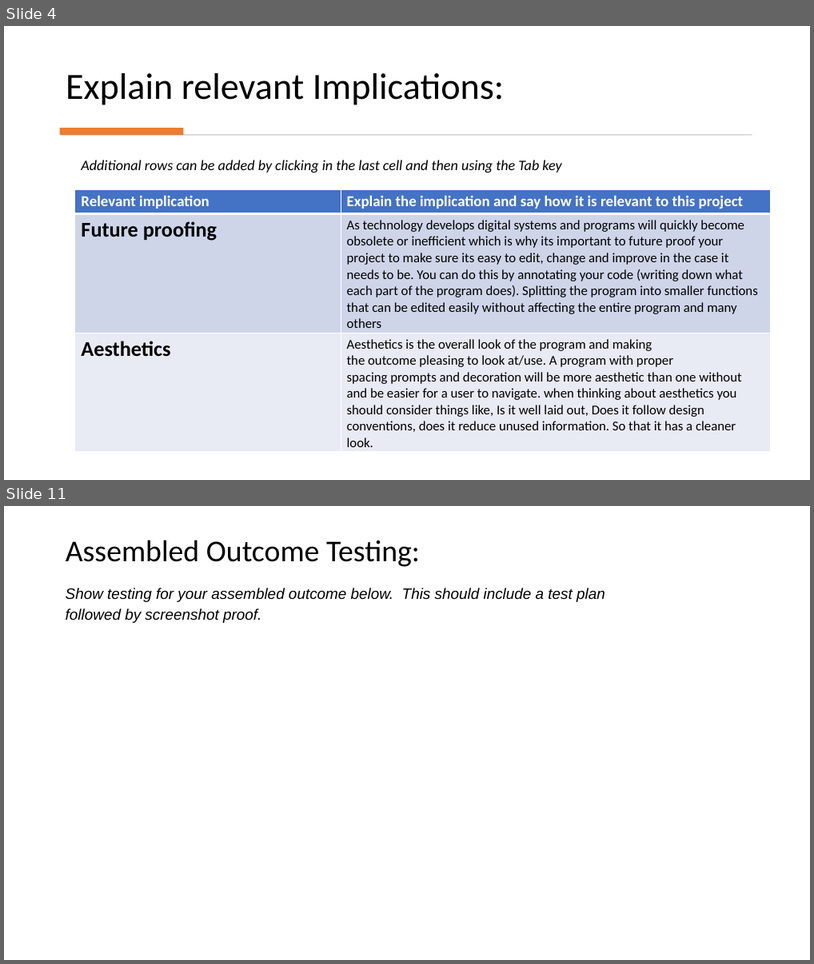
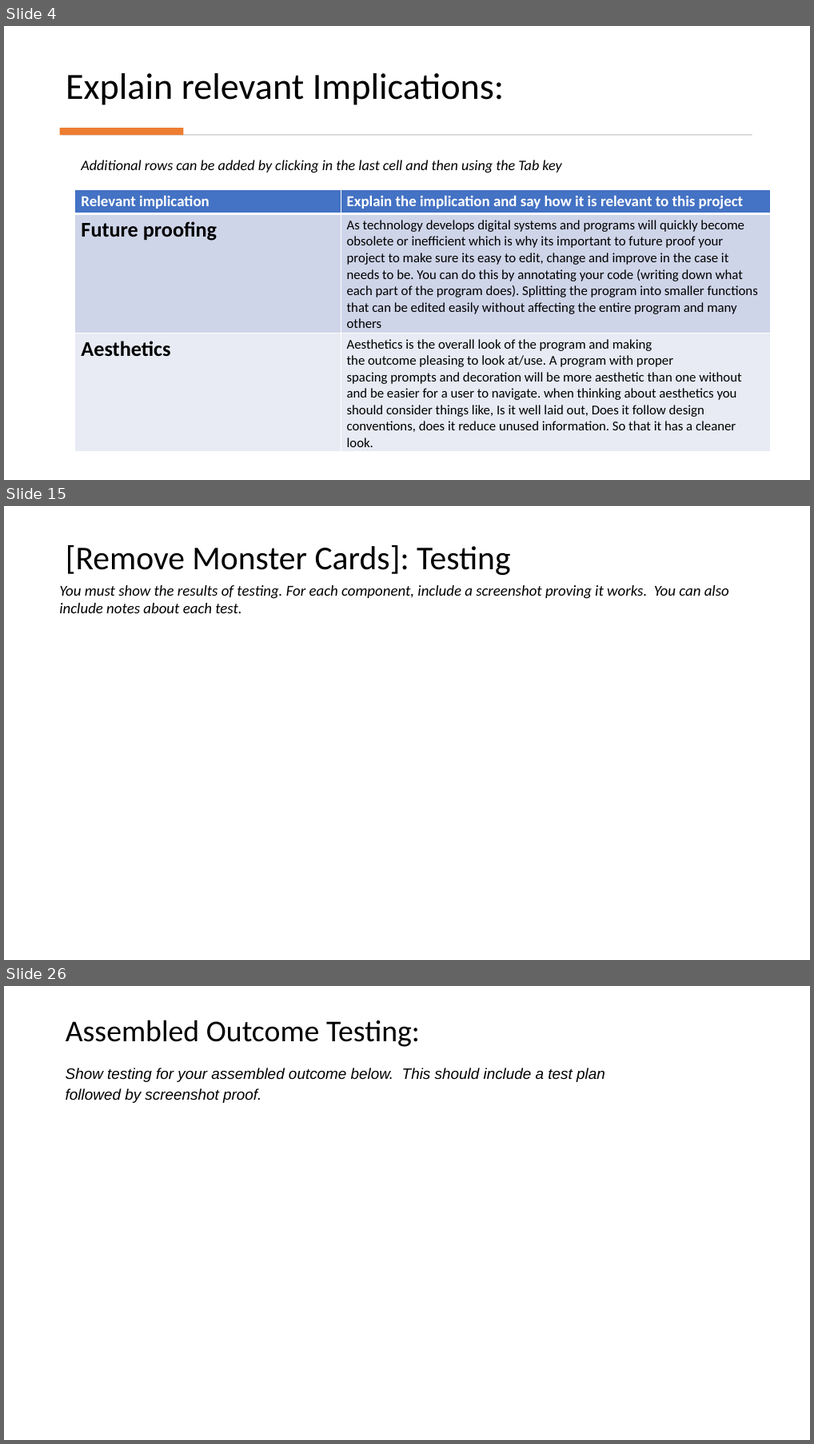
Before and after one commit to peter123321123321/Monster-Cards-Internal, a slide deck: 2.7 and 2.8 Documentation Template.pptx. Shown one above the other, each under a label of ours: slides 4 and 11 before the commit, slides 4, 15 and 26 after it; the slides between them are not shown. The pictures are 814x964 and 814x1444 pixels, drawn with LibreOffice and Linux fonts; fonts in the diff are those of the drawing. Boxes give left, top, right and bottom in pixels: in the first picture for what was removed or moved away, otherwise in the second. Text is boxed around its words. In the diff, an @@ line names an element or a change of style, - is before the commit and + after.

```diff
--- a/2.7 and 2.8 Documentation Template.pptx
+++ b/2.7 and 2.8 Documentation Template.pptx
@@ slide 15 added at <box>4,506,810,960</box>, background #FFFFFF @@
@@ title added at <box>66,545,511,575</box>, 39.6 pt, text #000000 @@
+[Remove Monster Cards]: Testing
@@ text added at <box>59,585,730,613</box>, 18 pt, text #000000, italic @@
+You must show the results of testing. For each component, include a screenshot proving it works. You can also include notes about each test.
@@ what was slide 11 is now slide 26 @@
```
Also in this commit, not shown: 6 slides changed, 14 other slides added, 5 other files.
